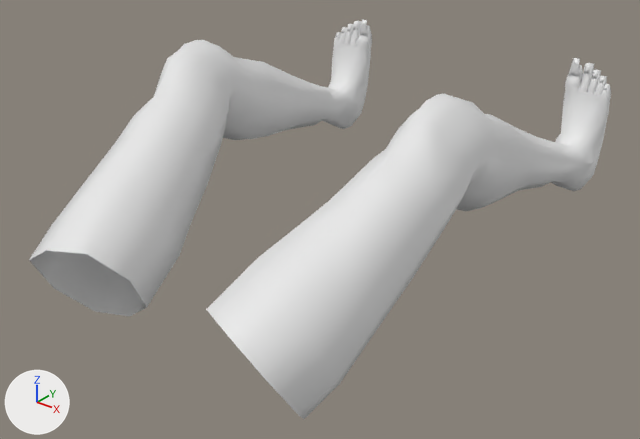
An edit to the FBX model Assets/Models/LEgs_tes.fbx, drawn before and after from the same camera.
Camera for both pictures: a 50 mm lens placed at (0.834, 0.85, 1.569), pointed at (0.01, 1.88, 0.93). The axes (+X, +Y, +Z) are drawn at lower left. The lights are the same throughout. Where no turn or scale is listed for an object, it has been applied to the vertices.

Names of what the first picture shows: 'LEgs_tes'.
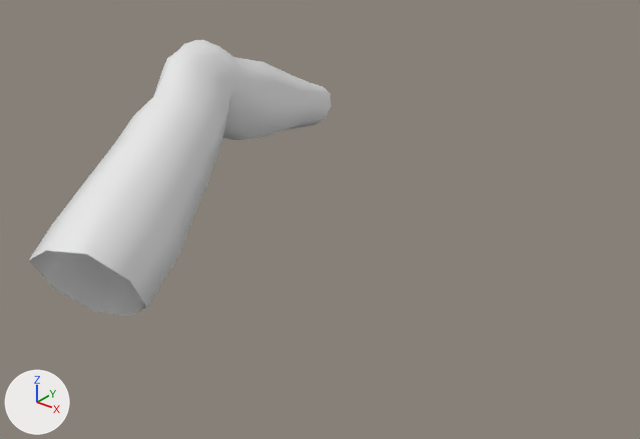
The newer file is also turned or shifted as a whole; pictures and numbers use the older file's frame.

Boxes [x1, y1, x2, y2] around the edits, measured in the pictures (640 x 439 px):
'LEgs_tes', reshaped (48% narrower, 31% shorter): before [29, 20, 611, 419]; after [29, 40, 331, 317]
part 1 of me_cube_002, deleted: before [206, 20, 611, 419]
part 2 of me_cube_002, deleted: before [322, 21, 372, 129]

The change, as a list of edits to the scene's bpy script:
```text
Change me_cube_002:
    used by ob_legs_tes; location = (0.0, 1.533, 0.0)
    remove me_cube_002.from_pydata(...)  # 834 vertices, 816 faces; spans x -0.306..0.306, y -0.043..0.808, z 0.807..1.195
    add me_cube_002.from_pydata(...)  # 158 vertices, 150 faces; spans x -0.306..-0.092, y -0.043..0.688, z 0.807..1.195
    me_cube_002 part 1: 11 loose pieces with 509 vertices, spanning x -0.296..0.306, y -0.043..0.808, z 0.807..1.195, are deleted
    me_cube_002 part 2
    167 vertices are removed from x -0.304..-0.216, y 0.677..0.808, z 0.907..1.136
    188 faces are deleted
```
